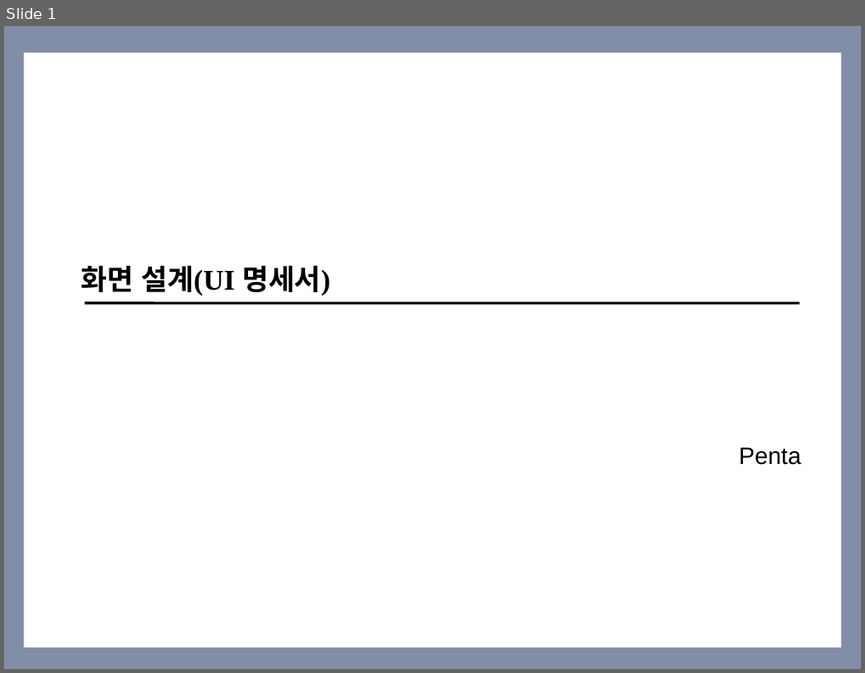
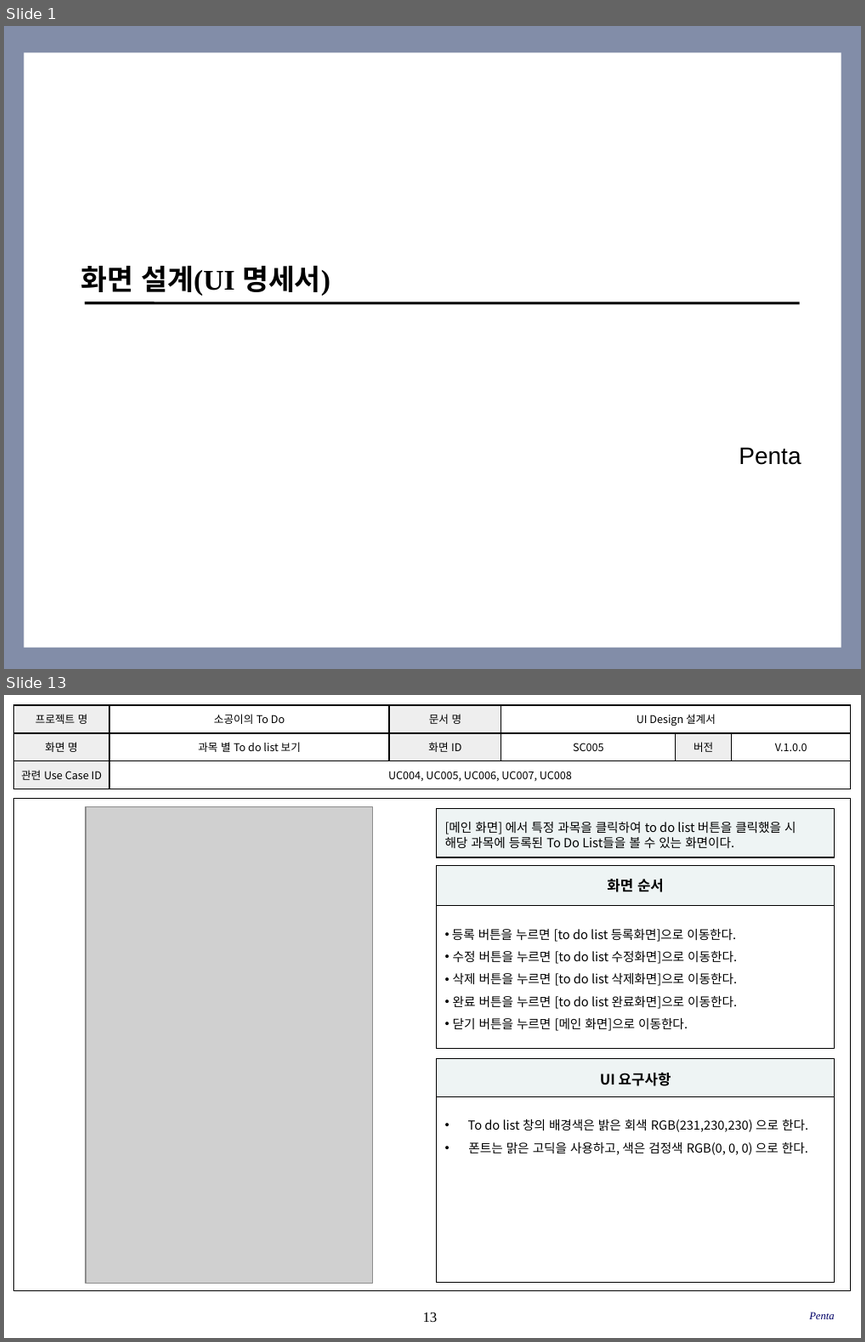
Before and after one commit to SE-admin/SE2017_5_mixharmony, a slide deck: doc/3_ 설계서/UI Design_05_penta.pptx. Shown one above the other, each under a label of ours: slide 1 before the commit, slides 1 and 13 after it; the slides between them are not shown. The pictures are 865x673 and 865x1342 pixels, drawn with LibreOffice and Linux fonts; fonts in the diff are those of the drawing; grey boxes stand for pictures; background and template pictures are left out. Boxes give left, top, right and bottom in pixels: in the first picture for what was removed or moved away, otherwise in the second. Text is boxed around its words. In the diff, an @@ line names an element or a change of style, - is before the commit and + after.

Commit message:
UI Design/ System Map 추가, System Process 수정, UI 명세 수정

```diff
--- a/doc/3_ 설계서/UI Design_05_penta.pptx
+++ b/doc/3_ 설계서/UI Design_05_penta.pptx
@@ slide 13 added at <box>4,695,861,1338</box>, background #FFFFFF @@
@@ table added at <box>13,705,850,789</box>, 3 rows, 6 columns @@
+프로젝트 명 | 소공이의 To Do | 문서 명 | UI Design 설계서 |  | 
+화면 명 | 과목 별 To do list 보기 | 화면 ID | SC005 | 버전 | V.1.0.0
+관련 Use Case ID | UC004, UC005, UC006, UC007, UC008 |  |  |  | 
@@ rectangle added at <box>13,798,851,1291</box>, outline #000000 0.75 pt @@
@@ picture added at <box>86,806,372,1282</box> @@
@@ rectangle added at <box>437,808,834,857</box>, fill #EEF4F4, outline #000000 1 pt, 10.5 pt, text #000000 @@
+[메인 화면] 에서 특정 과목을 클릭하여 to do list 버튼을 클릭했을 시
+해당 과목에 등록된 To Do List들을 볼 수 있는 화면이다.
@@ rectangle added at <box>437,866,834,906</box>, fill #EEF4F4, outline #000000 1 pt, 12 pt, text #000000, bold @@
+화면 순서
@@ rectangle added at <box>437,906,834,1048</box>, fill #FFFFFF, outline #000000 1 pt, 10.5 pt, text #000000 @@
+• 등록 버튼을 누르면 [to do list 등록화면]으로 이동한다.
+• 수정 버튼을 누르면 [to do list 수정화면]으로 이동한다.
+• 삭제 버튼을 누르면 [to do list 삭제화면]으로 이동한다.
+• 완료 버튼을 누르면 [to do list 완료화면]으로 이동한다.
+• 닫기 버튼을 누르면 [메인 화면]으로 이동한다.
@@ rectangle added at <box>437,1058,834,1110</box>, fill #EEF4F4, outline #000000 1 pt, 12 pt, text #000000, bold @@
+UI 요구사항
@@ rectangle added at <box>437,1097,834,1281</box>, fill #FFFFFF, outline #000000 1 pt, 10.5 pt, text #000000 @@
+• To do list 창의 배경색은 밝은 회색 RGB(231,230,230) 으로 한다.
+• 폰트는 맑은 고딕을 사용하고, 색은 검정색 RGB(0, 0, 0) 으로 한다.
@@ page number added at <box>423,1312,438,1321</box>, 12 pt, text #000000 @@
+13
@@ text added at <box>809,1311,834,1319</box>, 9 pt, text #000066, italic @@
+Penta
```
Also in this commit, not shown: 13 slides changed, 19 other slides added.
